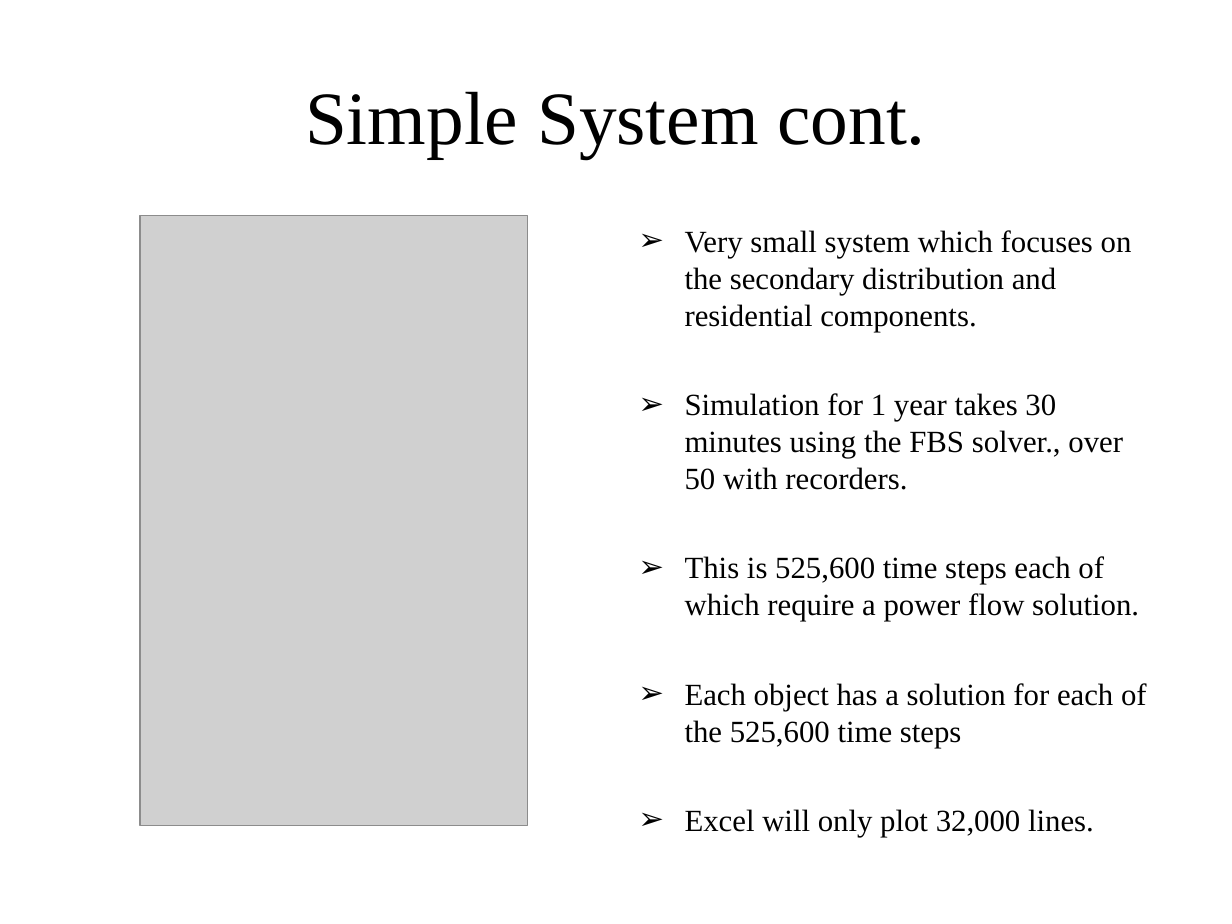
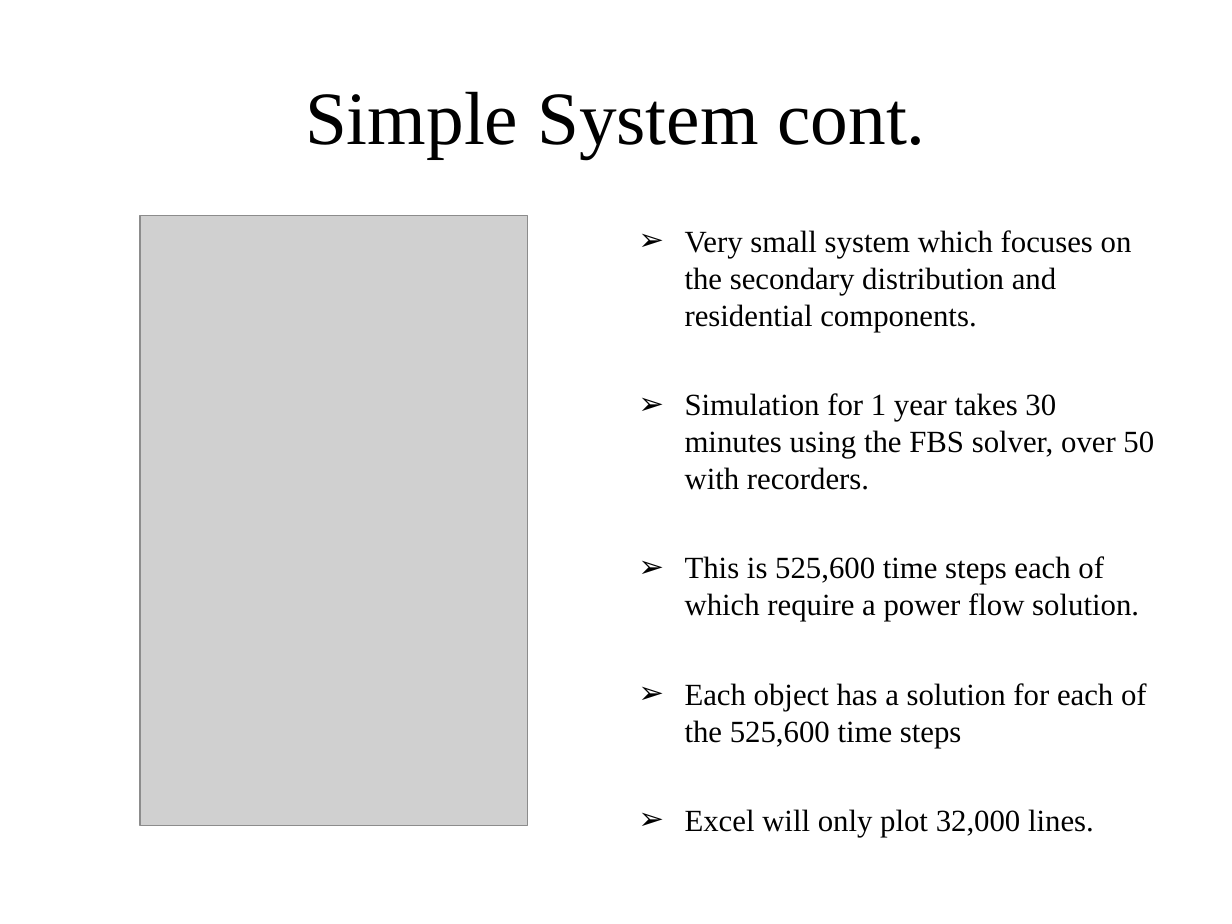
Before and after one commit to gridlab-d/course, a slide deck: slide 10 of Distribution_Analysis_Course/1.0 - Anual_Analysis.ppt. Drawn at 1232x924 pixels with LibreOffice and Linux fonts; fonts in the diff are those of the drawing; grey boxes stand for pictures. Boxes give left, top, right and bottom in pixels: in the first picture for what was removed or moved away, otherwise in the second. Text is boxed around its words. In the diff, an @@ line names an element or a change of style, - is before the commit and + after.

```diff
--- a/Distribution_Analysis_Course/1.0 - Anual_Analysis.ppt
+++ b/Distribution_Analysis_Course/1.0 - Anual_Analysis.ppt
@@ text at (685, 393, 1154, 490): text changed @@
-➢ Simulation for 1 year takes 30 minutes using the FBS solver., over 50 with recorders.
+➢ Simulation for 1 year takes 30 minutes using the FBS solver, over 50 with recorders.
```
